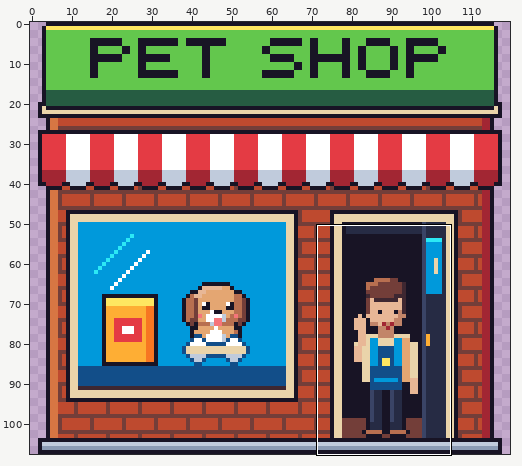
Two states of a pixel-art file, art/screens/ui-pet-shop.aseprite. The first picture is a wide view before the edit; the outline marks the close-up.
Close-up. The starting point:
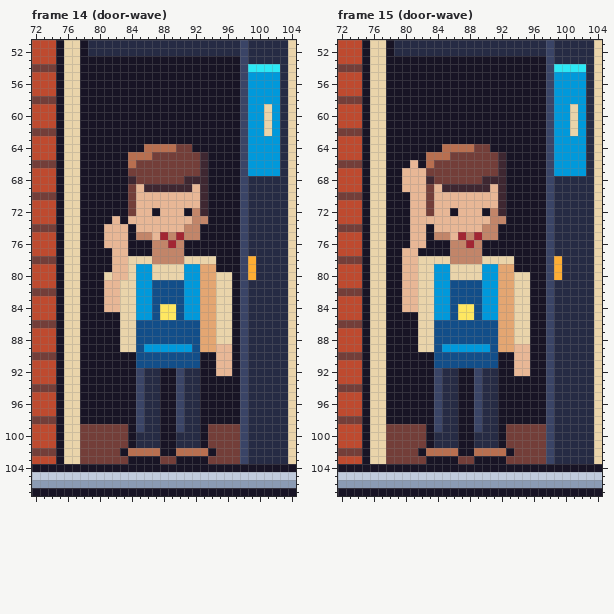
120x108 pixels, 25 frames. Shown: frame 14 (door-wave): x 72..104, y 51..107; frame 15 (door-wave): x 72..104, y 51..107. The commit also changed other frames or places, which this record leaves out.
Now the later version:
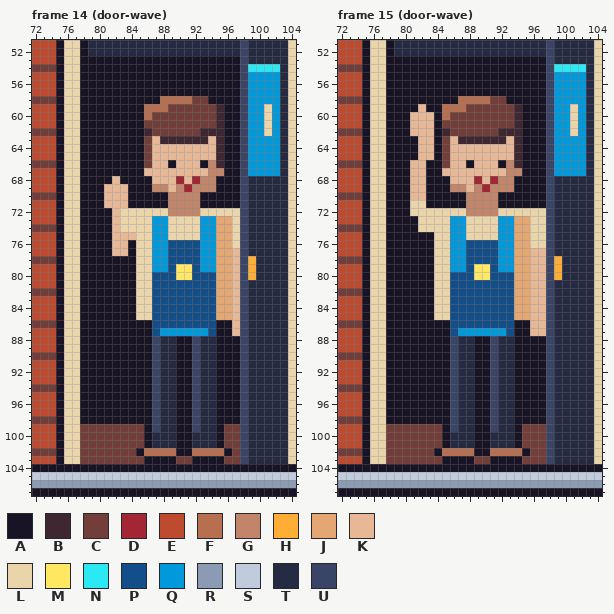
Palette (. is transparent): A #181425  B #3e2731  C #733e39  D #a22633  E #be4a2f  F #b86f50  G #c28569  H #feae34  J #e4a672  K #e8b796  L #ead4aa  M #fee761  N #2ce8f5  P #124e89  Q #0099db  R #8b9bb4  S #c0cbdc  T #262b44  U #3a4466
Commit message: Redraw the pet shop keeper at full door height with a shoulder-pivot wave
The edit:
Changed rows in their new state; - is an unchanged pixel.
Frame 14 (door-wave):
first column x 81:
 58 -------FFFFCC----
 59 -----FFFCCCCCCB--
 60 -----FCCCCCCCCB--
 61 -----CCCCCCCCCB--
 62 -----BCCCCCCBBB--
 63 -----CKBBBBBBKB--
 64 -----CKKKKKKKKB--
 65 ---AACKKKKKKKKB--
 66 ---AA-KKAKKKAGB--
 67 ---AAKKKKKKKKGG--
 68 -K-AAAKKKDKDGG---
 69 KKKAAAGGKGDGGG---
 70 KKKAAAAAGGGGA----
 71 KKKAAAAAGGGGA----
 72 -KLLLLLLGGG-LLLLL
 73 --LLLLQQLLLLQQJJL
 74 A-LLLLQQLLLLQQJJL
 75 A--KLLQQLLLLQQJJL
 76 A---LLQQPPPPQQJJL
 77 ----LLQQPPPPQQJJK
 78 -AAA--QQPPPPQQJJK
 79 -AAALLQQPMMPQQJJK
 80 AAAALLPPPMMPPPJJK
 81 AAAALL----PPPPJJK
 82 AAAALL----PPPPJJK
 83 AAAALL----PPPPJJK
 84 AAAALL-PP-PPPPJJK
 85 --AALL-PP-PPPPJJK
 86 --AAAA------PPAAK
 87 --AAAA-QQQQQQPAAK
 88 --AAAAUTTAAUTTAA-
 89 --AAAAUTTAAUTTAA-
 90 ----AAUTTAAUTTAA-
 91 ----AAUTTAAUTTAA-
 92 ----AAUTTAAUTTAA-
 93 ----AAUTTAAUTT---
 94 ----AAUTTAAUTT---
 95 ----AAUTTAAUTT---
 96 ----AAUTTAAUTT---
 97 ----AAUTTAAUTT---
 98 ----AAUTTAAUTT---
 99 ---CCAUTTAAUTTA--
100 ---CCA-TTAA-TTA--
101 ---CCA-TTAA-TTA--
102 --CCA--FFAA--FFA-
103 ---CC--AACC--AA--
Frame 15 (door-wave):
first column x 80:
 58 -------FFFFCC-----
 59 --K--FFFCCCCCCB---
 60 -KKK-FCCCCCCCCB---
 61 -KKK-CCCCCCCCCB---
 62 -KKK-BCCCCCCBBB---
 63 --KK-CKBBBBBBKB---
 64 --KK-CKKKKKKKKB---
 65 --KKACKKKKKKKKB---
 66 --KAA-KKAKKKAGB---
 67 A--AAKKKKKKKKGG---
 68 A--AAAKKKDKDGG----
 69 A--AAAGGKGDGGG----
 70 ---AAAAAGGGGA-----
 71 -LLAAAAAGGGGA-----
 72 -LLLLLLLGGG-LLLLLL
 73 -ALLLLQQLLLLQQJJLL
 74 -ALLLLQQLLLLQQJJLL
 75 -AA-LLQQLLLLQQJJLL
 76 -AA-LLQQPPPPQQJJLL
 77 AA--LLQQPPPPQQJJKK
 78 AAAA--QQPPPPQQJJKK
 79 AAAALLQQPMMPQQJJKK
 80 AAAALLPPPMMPPPJJKK
 81 AAAALL----PPPPJJKK
 82 AAAALL----PPPPJJKK
 83 AAAALL----PPPPJJKK
 84 AAAALL-PP-PPPPJJKK
 85 --AALL-PP-PPPPJJKK
 86 --AAAA------PPAAKK
 87 --AAAA-QQQQQQPAAKK
 88 --AAAAUTTAAUTTAA--
 89 --AAAAUTTAAUTTAA--
 90 ----AAUTTAAUTTAA--
 91 ----AAUTTAAUTTAA--
 92 ----AAUTTAAUTTAA--
 93 ----AAUTTAAUTT----
 94 ----AAUTTAAUTT----
 95 ----AAUTTAAUTT----
 96 ----AAUTTAAUTT----
 97 ----AAUTTAAUTT----
 98 ----AAUTTAAUTT----
 99 ---CCAUTTAAUTTA---
100 ---CCA-TTAA-TTA---
101 ---CCA-TTAA-TTA---
102 --CCA--FFAA--FFA--
103 ---CC--AACC--AA---
Where, in picture pixels (left, top, right, bottom), the same in both close-ups:
changed: (104, 96, 240, 464)
changed: (402, 96, 546, 464)
